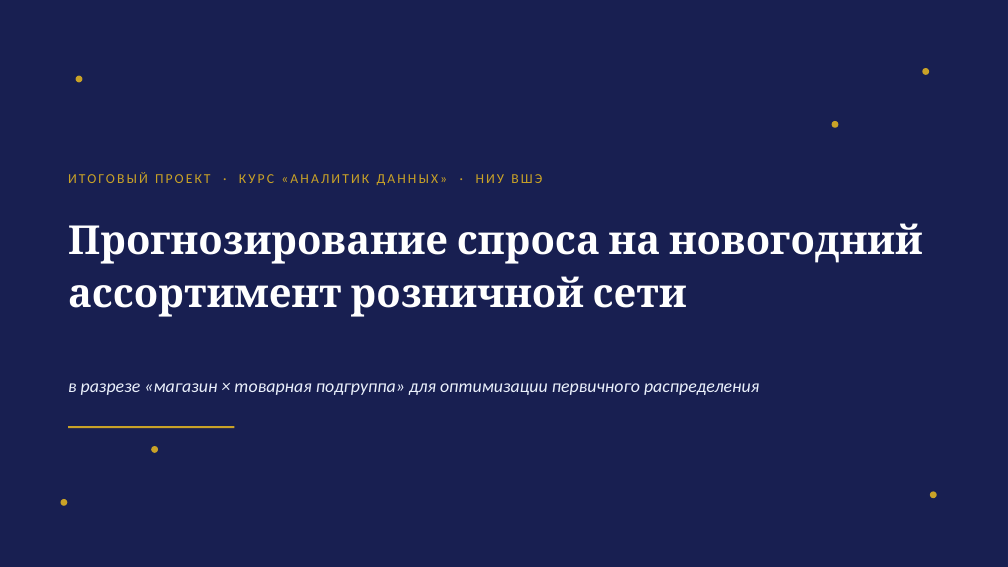
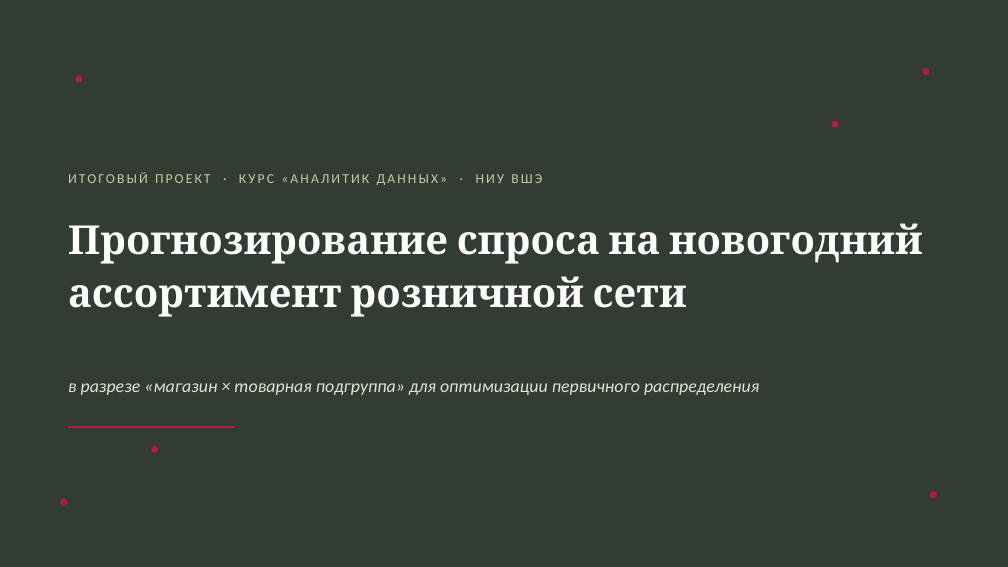
Before and after one commit to AnastasiyaEremina/final_project_hse_eremina, a slide deck: slide 1 of presentation/presentation.pptx. Drawn at 1008x567 pixels with LibreOffice and Linux fonts; fonts in the diff are those of the drawing. Boxes give left, top, right and bottom in pixels: in the first picture for what was removed or moved away, otherwise in the second. Text is boxed around its words. In the diff, an @@ line names an element or a change of style, - is before the commit and + after.

```diff
--- a/presentation/presentation.pptx
+++ b/presentation/presentation.pptx
@@ background #1E2761 to #323C32 @@
@@ rectangle removed at bbox=[0, 0, 1008, 567] @@
@@ fill #C9A227 to #B61B3B in 6 elements at bbox=[76, 76, 82, 82], bbox=[923, 68, 929, 75], bbox=[60, 499, 67, 506], bbox=[930, 492, 937, 498], bbox=[151, 446, 158, 453], bbox=[832, 121, 839, 128] @@
@@ text "ИТОГОВЫЙ ПРОЕКТ · КУРС «АНАЛИТИК ..." at bbox=[68, 172, 542, 185]: text colour #C9A227 to #C5C9A6 @@
@@ text "в разрезе «магазин × товарная ..." at bbox=[68, 383, 759, 395]: text colour #EAF0FB to #E4E2D3 @@
@@ line (68, 427) - (234, 427): stroke #C9A227 2 pt to #B61B3B 2 pt @@
```
Also in this commit, not shown: 5 other slides changed, 6 slides added, 3 slides removed, 13 other files.
